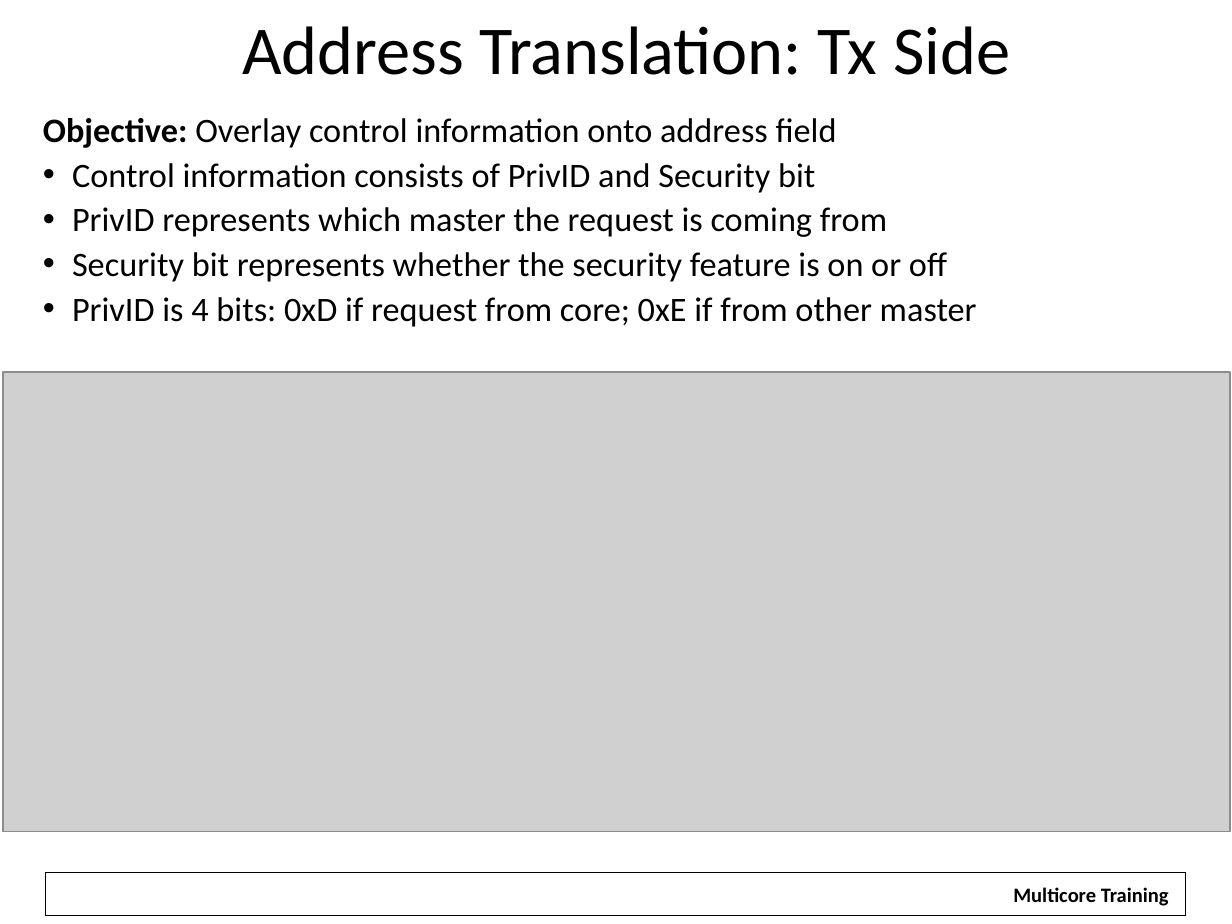
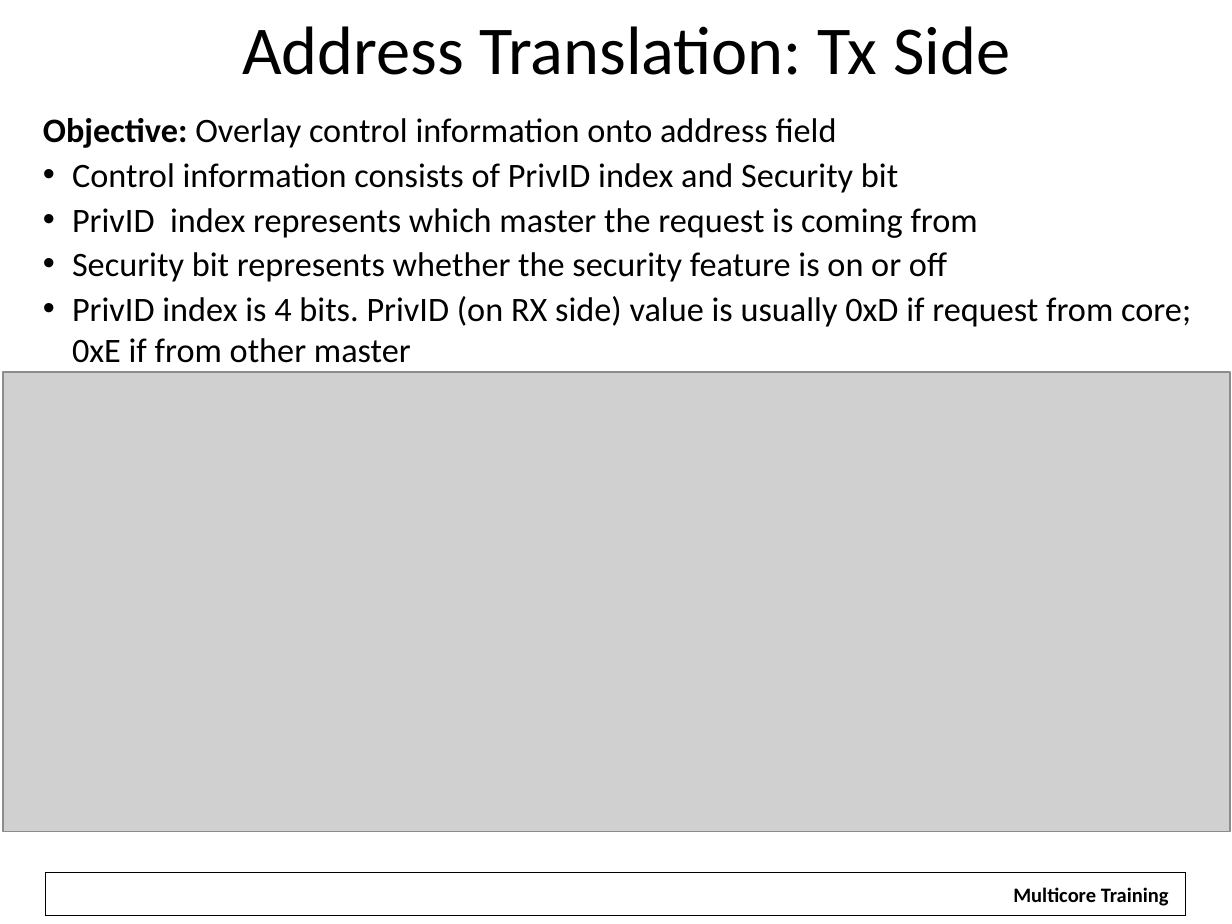
Before and after one commit to hari1989/keystone-workshop, a slide deck: slide 21 of slides/Intro to Hyperlink.pptx (slide 17 before the commit). Drawn at 1232x924 pixels with LibreOffice and Linux fonts; fonts in the diff are those of the drawing; grey boxes stand for pictures; background and template pictures are left out. Boxes give left, top, right and bottom in pixels: in the first picture for what was removed or moved away, otherwise in the second. Text is boxed around its words. In the diff, an @@ line names an element or a change of style, - is before the commit and + after.

```diff
--- a/slides/Intro to Hyperlink.pptx
+++ b/slides/Intro to Hyperlink.pptx
@@ text at <box>72,163,978,238</box>: text changed @@
-• Control information consists of PrivID and Security bit
-• PrivID represents which master the request is coming from
+• Control information consists of PrivID index and Security bit
+• PrivID index represents which master the request is coming from
@@ text at <box>72,296,1191,363</box>: text changed @@
-• PrivID is 4 bits: 0xD if request from core; 0xE if from other master
+• PrivID index is 4 bits. PrivID (on RX side) value is usually 0xD if request from core; 0xE if from other master
```
Also in this commit, not shown: 15 other slides changed, 16 slides added, 11 slides removed.
